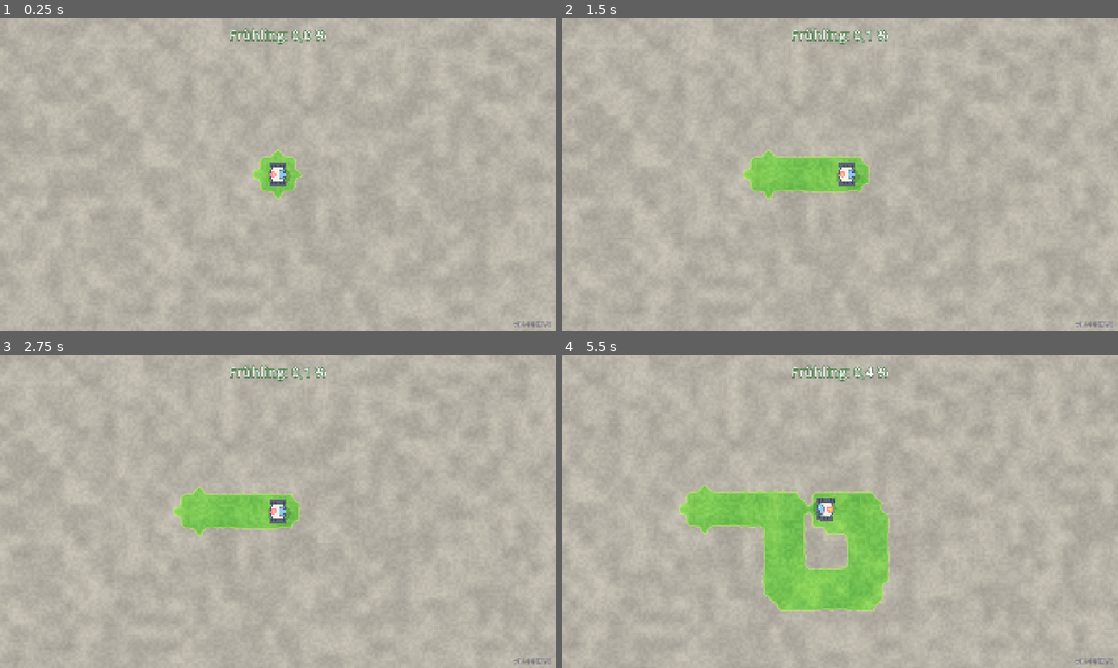
Above: before the commit, frames 1-4 (two rows, left to right).
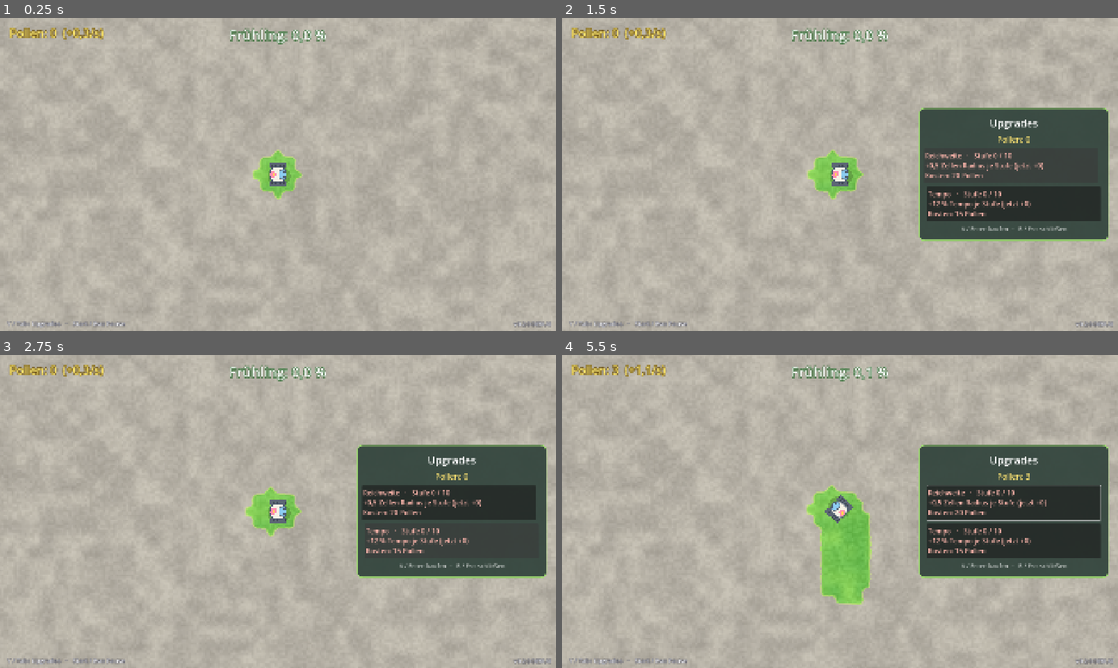
Above: after the commit, the same moments.

Repository: Dean86nz/SpringBot
Game: Godot game, scene res://src/world/main.tscn
The game is run twice, just before and just after one commit, with the same random seed, the same clock (stepped at 60 frames per second) and the same inputs.
Inputs (mouse positions are in pixels of both pictures, inside the frame that each line leads up to):
- Up to frame 1 (0.25 s): no input
- Up to frame 2 (1.5 s): tap Enter (ui_accept) at 0.5, 0.77 s; move the mouse to (962, 158) at 0.52 s; hold D (move_right) 0.53-1.25 s; tap Tab (ui_focus_next, bound only before the commit) at 0.6 s; click (962, 158) at 0.67 s; click (1012, 165) at 1.25 s, where only the run after the commit has a clickable "Reichweite · Stufe 0 / 10 +0,…"
- Up to frame 3 (2.75 s): click (450, 539) at 2 s, where only the run after the commit has a clickable "Tempo · Stufe 0 / 10 +12 % Te…"
- Up to frame 4 (5.5 s): tap Enter (ui_accept) at 2.75, 3.02, 4.52, 5.27 s; move the mouse to (728, 527) at 2.77 s; hold S (move_down) 2.78-3.53 s; tap Tab (ui_focus_next, bound only before the commit) every 0.75 s from 2.85 to 5.1 s; move the mouse to (895, 442) at 3.52 s; hold D (move_right) 3.53-4.28 s; move the mouse to (812, 574) at 4.27 s; hold W (move_up) 4.28-5.03 s; click (812, 574) at 4.42 s; move the mouse to (1006, 558) at 5.02 s; hold A (move_left) from 5.03 s (still down)

The runs differ from the first frame. In frame 1, 0.6% of the frame differs, in the area x 1-95%, y 3-99%; in frame 2, 18%; in frame 3, 18%; in frame 4, 24%, in the area x 0-100%, y 0-100%.

Commit message:
Meilenstein 2: Pollen und erste Upgrades, Version 0.2.0
Grüne Zellen bringen Pollen, Upgrade-Menü (Y/Tab) mit Reichweite und
Tempo bleibt beim Kaufen offen, Pause-Menü (Start/Esc) mit Spiel beenden,
Cheats für Pollen und Freischalten, Tests für die Pollen-Wirtschaft.

Co-Authored-By: Claude Opus 5.5 <noreply@anthropic.com>

Diff:
--- /dev/null
+++ b/data/upgrades.json
@@ -0,0 +1,23 @@
+{
+	"pollen_per_cell_per_sec": 0.01,
+	"upgrades": [
+		{
+			"id": "radius",
+			"name": "Reichweite",
+			"unit": "Zellen Radius",
+			"base_cost": 20,
+			"cost_growth": 1.6,
+			"max_level": 10,
+			"per_level": 0.5
+		},
+		{
+			"id": "speed",
+			"name": "Tempo",
+			"unit": "% Tempo",
+			"base_cost": 15,
+			"cost_growth": 1.5,
+			"max_level": 10,
+			"per_level": 12
+		}
+	]
+}
--- a/project.godot
+++ b/project.godot
@@ -11,7 +11,7 @@
 [application]
 
 config/name="Frühlings-Roboter"
-config/version="0.1.0"
+config/version="0.2.0"
 run/main_scene="res://src/world/main.tscn"
 run/flush_stdout_on_print=true
 config/features=PackedStringArray("4.7", "Mobile")
--- a/src/autoload/game.gd
+++ b/src/autoload/game.gd
@@ -2,6 +2,7 @@
 ## Globaler Einstieg: Input-Map, Balancing-Daten, Vollbild. Erster und einziger Autoload.
 
 const BALANCE_PATH := "res://data/balance.json"
+const UPGRADES_PATH := "res://data/upgrades.json"
 
 var balance: Dictionary = {}
 
--- a/src/autoload/input_setup.gd
+++ b/src/autoload/input_setup.gd
@@ -1,7 +1,7 @@
 class_name InputSetup
 extends RefCounted
 ## Registriert alle Spielaktionen zur Laufzeit in der InputMap (übernommen aus Scrap Empire).
-## Gamepad zuerst: linker Stick fährt. Tastatur: WASD oder Pfeiltasten.
+## Gamepad zuerst: linker Stick fährt, Y öffnet Upgrades, Start pausiert. Tastatur: WASD/Pfeile, Tab, Esc.
 
 const DEADZONE := 0.2
 
@@ -30,6 +30,8 @@
 	"move_right": [_key(KEY_D), _key(KEY_RIGHT), _axis(JOY_AXIS_LEFT_X, 1.0)],
 	"move_up": [_key(KEY_W), _key(KEY_UP), _axis(JOY_AXIS_LEFT_Y, -1.0)],
 	"move_down": [_key(KEY_S), _key(KEY_DOWN), _axis(JOY_AXIS_LEFT_Y, 1.0)],
+	"upgrades": [_btn(JOY_BUTTON_Y), _key(KEY_TAB)],
+	"pause": [_btn(JOY_BUTTON_START), _key(KEY_ESCAPE)],
 	"toggle_fullscreen": [_key(KEY_F11)],
 }
 
@@ -49,6 +51,17 @@
 	_ensure("ui_down", _btn(JOY_BUTTON_DPAD_DOWN))
 	_ensure("ui_left", _btn(JOY_BUTTON_DPAD_LEFT))
 	_ensure("ui_right", _btn(JOY_BUTTON_DPAD_RIGHT))
+	# Tab öffnet/schließt das Upgrade-Menü; Godot würde es sonst als Fokuswechsel schlucken.
+	InputMap.action_erase_event("ui_focus_next", _key_plain(KEY_TAB))
+	InputMap.action_erase_event("ui_focus_prev", _key_plain(KEY_TAB, true))
+
+
+## Taste wie in Godots Standardbelegung (logischer Keycode), damit erase sie wiederfindet.
+static func _key_plain(code: Key, shift: bool = false) -> InputEventKey:
+	var e := InputEventKey.new()
+	e.keycode = code
+	e.shift_pressed = shift
+	return e
 
 
 static func _ensure(action: String, ev: InputEvent) -> void:
--- /dev/null
+++ b/src/sim/economy.gd
@@ -0,0 +1,81 @@
+class_name Economy
+extends RefCounted
+## Pollen und Upgrade-Stufen. Reine Logik: grüne Zellen bringen Pollen pro Sekunde,
+## Upgrades kosten base_cost × cost_growth^Stufe (abgerundet). Daten aus data/upgrades.json.
+
+signal changed
+
+var pollen := 0.0
+var pollen_per_cell := 0.01
+var levels: Dictionary = {}   # id → Stufe
+var defs: Dictionary = {}     # id → Definition
+var order: Array[String] = []
+
+
+func _init(data: Dictionary = {}) -> void:
+	pollen_per_cell = float(data.get("pollen_per_cell_per_sec", 0.01))
+	for d: Dictionary in data.get("upgrades", []):
+		var id := str(d["id"])
+		defs[id] = d
+		order.append(id)
+		levels[id] = 0
+
+
+## Pollen pro Sekunde bei `green_cells` grünen Zellen.
+func rate(green_cells: int) -> float:
+	return green_cells * pollen_per_cell
+
+
+func tick(delta: float, green_cells: int) -> void:
+	pollen += rate(green_cells) * delta
+
+
+func level(id: String) -> int:
+	return int(levels.get(id, 0))
+
+
+func max_level(id: String) -> int:
+	return int(defs[id].get("max_level", 1))
+
+
+func is_maxed(id: String) -> bool:
+	return level(id) >= max_level(id)
+
+
+func cost(id: String) -> int:
+	var d: Dictionary = defs[id]
+	return floori(float(d["base_cost"]) * pow(float(d["cost_growth"]), level(id)))
+
+
+func can_buy(id: String) -> bool:
+	return defs.has(id) and not is_maxed(id) and pollen >= cost(id)
+
+
+## Kauft eine Stufe. true bei Erfolg.
+func buy(id: String) -> bool:
+	if not can_buy(id):
+		return false
+	pollen -= cost(id)
+	levels[id] = level(id) + 1
+	changed.emit()
+	return true
+
+
+## Gesamtbonus eines Upgrades bei Stufe `lvl` (Standard: aktuelle Stufe).
+func bonus(id: String, lvl: int = -1) -> float:
+	if not defs.has(id):
+		return 0.0
+	return float(defs[id].get("per_level", 0.0)) * (level(id) if lvl < 0 else lvl)
+
+
+func max_all() -> void:
+	for id in order:
+		levels[id] = max_level(id)
+	changed.emit()
+
+
+func reset() -> void:
+	pollen = 0.0
+	for id in order:
+		levels[id] = 0
+	changed.emit()
--- a/src/ui/cheat_menu.gd
+++ b/src/ui/cheat_menu.gd
@@ -5,6 +5,8 @@
 ## Öffnen: PC F12, Ally L3 + R3 (beide Sticks drücken) 1 s halten. Schließen: B, Esc oder F12.
 
 signal reset_requested
+signal pollen_requested
+signal unlock_all_requested
 
 const HOLD_SECONDS := 1.0
 
@@ -18,6 +20,7 @@
 	layer = 40
 	process_mode = Node.PROCESS_MODE_ALWAYS
 	visible = false
+	add_to_group(MenuKit.GROUP)
 	var dim := ColorRect.new()
 	dim.color = Color(0.1, 0.12, 0.16, 0.45)
 	dim.set_anchors_preset(Control.PRESET_FULL_RECT)
@@ -37,9 +40,8 @@
 	title.add_theme_font_size_override("font_size", 32)
 	title.horizontal_alignment = HORIZONTAL_ALIGNMENT_CENTER
 	_box.add_child(title)
-	# Pollen und Upgrades gibt es erst ab Meilenstein 2; die Knöpfe stehen schon da.
-	_add("Pollen geben (ab Meilenstein 2)", Callable(), true)
-	_add("Alles freischalten (ab Meilenstein 2)", Callable(), true)
+	_add("+10.000 Pollen", func() -> void: pollen_requested.emit())
+	_add("Alles freischalten (alle Upgrades maximal)", func() -> void: unlock_all_requested.emit())
 	_add("Zeit ×10 an/aus", func() -> void: Engine.time_scale = 1.0 if Engine.time_scale > 1.0 else 10.0)
 	_add("Spielstand zurücksetzen", func() -> void:
 		close()
@@ -91,7 +93,7 @@
 			held = true
 	# Echte Zeit, damit Zeit ×10 das Halten nicht verkürzt
 	_hold = _hold + delta / maxf(Engine.time_scale, 0.001) if held else 0.0
-	if _hold >= HOLD_SECONDS:
+	if _hold >= HOLD_SECONDS and not MenuKit.any_open(get_tree()):
 		_hold = 0.0
 		open()
 
@@ -101,7 +103,7 @@
 			and (event as InputEventKey).keycode == KEY_F12:
 		if visible:
 			close()
-		else:
+		elif not MenuKit.any_open(get_tree()):
 			open()
 		get_viewport().set_input_as_handled()
 	elif visible and event.is_action_pressed("ui_cancel"):
--- /dev/null
+++ b/src/ui/fmt.gd
@@ -0,0 +1,20 @@
+class_name Fmt
+extends RefCounted
+## Zahlen für die Anzeige, deutsch formatiert.
+
+
+## 1234567 → "1.234.567"
+static func int_str(n: int) -> String:
+	var s := str(absi(n))
+	var out := ""
+	while s.length() > 3:
+		out = "." + s.substr(s.length() - 3) + out
+		s = s.substr(0, s.length() - 3)
+	return ("-" if n < 0 else "") + s + out
+
+
+## 2.5 → "2,5"; ganze Zahlen ohne Nachkomma.
+static func num(v: float) -> String:
+	if is_equal_approx(v, roundf(v)):
+		return int_str(roundi(v))
+	return ("%.1f" % v).replace(".", ",")
--- a/src/ui/hud.gd
+++ b/src/ui/hud.gd
@@ -1,8 +1,11 @@
 class_name Hud
 extends CanvasLayer
-## Prozentanzeige der begrünten Fläche (oben Mitte) und Versionsnummer (unten rechts).
+## Prozentanzeige der begrünten Fläche (oben Mitte), Pollen (oben links),
+## Tastenhinweis (unten links) und Versionsnummer (unten rechts).
 
 var _percent := Label.new()
+var _pollen := Label.new()
+var _hint := Label.new()
 var _version := Label.new()
 
 
@@ -17,6 +20,22 @@
 	_percent.add_theme_color_override("font_outline_color", Color(0.25, 0.45, 0.25))
 	_percent.add_theme_constant_override("outline_size", 12)
 	add_child(_percent)
+	_pollen.position = Vector2(32, 24)
+	_pollen.add_theme_font_size_override("font_size", 40)
+	_pollen.add_theme_color_override("font_color", Color(1.0, 0.92, 0.45))
+	_pollen.add_theme_color_override("font_outline_color", Color(0.45, 0.35, 0.10))
+	_pollen.add_theme_constant_override("outline_size", 12)
+	add_child(_pollen)
+	_hint.set_anchors_and_offsets_preset(Control.PRESET_BOTTOM_LEFT)
+	_hint.grow_vertical = Control.GROW_DIRECTION_BEGIN
+	_hint.offset_left = 24
+	_hint.offset_bottom = -10
+	_hint.text = "Y / Tab: Upgrades   ·   Start / Esc: Pause"
+	_hint.add_theme_font_size_override("font_size", 22)
+	_hint.add_theme_color_override("font_color", Color(1, 1, 1, 0.9))
+	_hint.add_theme_color_override("font_outline_color", Color(0.3, 0.3, 0.35))
+	_hint.add_theme_constant_override("outline_size", 6)
+	add_child(_hint)
 	_version.set_anchors_and_offsets_preset(Control.PRESET_BOTTOM_RIGHT)
 	_version.grow_horizontal = Control.GROW_DIRECTION_BEGIN
 	_version.grow_vertical = Control.GROW_DIRECTION_BEGIN
@@ -34,6 +53,10 @@
 	_percent.text = "Frühling: %s %%" % format_percent(fraction)
 
 
+func set_pollen(amount: float, per_sec: float) -> void:
+	_pollen.text = "Pollen: %s  (+%s/s)" % [Fmt.int_str(floori(amount)), Fmt.num(snappedf(per_sec, 0.1))]
+
+
 ## 0,1234 → "12,3" (deutsches Komma). Unter 100 % nie auf 100 aufrunden.
 static func format_percent(fraction: float) -> String:
 	var tenths := floori(clampf(fraction, 0.0, 1.0) * 1000.0)
--- /dev/null
+++ b/src/ui/menu_kit.gd
@@ -0,0 +1,58 @@
+class_name MenuKit
+extends RefCounted
+## Gemeinsame Bausteine für alle Menüs: Panel mit Rand, große Knöpfe, Menü-Gruppe.
+## Jedes Menü ist in der Gruppe "menu"; any_open() sagt, ob gerade eines sichtbar ist.
+
+const GROUP := "menu"
+
+
+static func any_open(tree: SceneTree) -> bool:
+	for n in tree.get_nodes_in_group(GROUP):
+		if (n as CanvasLayer).visible:
+			return true
+	return false
+
+
+## Panel mit Innenabstand; gibt die VBox zurück, in die der Inhalt kommt.
+static func panel(parent: Control, margin: int = 24) -> VBoxContainer:
+	var p := PanelContainer.new()
+	var style := StyleBoxFlat.new()
+	style.bg_color = Color(0.20, 0.27, 0.24, 0.94)
+	style.set_corner_radius_all(18)
+	style.set_border_width_all(4)
+	style.border_color = Color(0.62, 0.84, 0.45)
+	p.add_theme_stylebox_override("panel", style)
+	parent.add_child(p)
+	var m := MarginContainer.new()
+	for side in ["left", "right", "top", "bottom"]:
+		m.add_theme_constant_override("margin_" + side, margin)
+	p.add_child(m)
+	var box := VBoxContainer.new()
+	box.add_theme_constant_override("separation", 12)
+	m.add_child(box)
+	return box
+
+
+static func title(box: VBoxContainer, text: String) -> Label:
+	var l := Label.new()
+	l.text = text
+	l.add_theme_font_size_override("font_size", 36)
+	l.horizontal_alignment = HORIZONTAL_ALIGNMENT_CENTER
+	box.add_child(l)
+	return l
+
+
+static func button(box: VBoxContainer, text: String, width: float = 560, height: float = 64) -> Button:
+	var b := Button.new()
+	b.text = text
+	b.custom_minimum_size = Vector2(width, height)
+	b.add_theme_font_size_override("font_size", 26)
+	box.add_child(b)
+	return b
+
+
+static func focus_first(box: Node) -> void:
+	for c in box.get_children():
+		if c is Button and not (c as Button).disabled:
+			(c as Button).grab_focus()
+			return
--- /dev/null
+++ b/src/ui/pause_menu.gd
@@ -0,0 +1,35 @@
+class_name PauseMenu
+extends CanvasLayer
+## Pause-Menü: Weiterspielen oder Spiel beenden. Öffnen/Schließen steuert main.gd
+## (Start / Esc). Pausiert das Spiel, solange es offen ist.
+
+var _box: VBoxContainer
+
+
+func _ready() -> void:
+	layer = 30
+	process_mode = Node.PROCESS_MODE_ALWAYS
+	visible = false
+	add_to_group(MenuKit.GROUP)
+	var dim := ColorRect.new()
+	dim.color = Color(0.1, 0.12, 0.16, 0.35)
+	dim.set_anchors_preset(Control.PRESET_FULL_RECT)
+	add_child(dim)
+	var center := CenterContainer.new()
+	center.set_anchors_preset(Control.PRESET_FULL_RECT)
+	add_child(center)
+	_box = MenuKit.panel(center, 32)
+	MenuKit.title(_box, "Pause")
+	MenuKit.button(_box, "Weiterspielen").pressed.connect(close)
+	MenuKit.button(_box, "Spiel beenden").pressed.connect(func() -> void: get_tree().quit())
+
+
+func open() -> void:
+	visible = true
+	get_tree().paused = true
+	MenuKit.focus_first(_box)
+
+
+func close() -> void:
+	visible = false
+	get_tree().paused = false
--- /dev/null
+++ b/src/ui/upgrade_menu.gd
@@ -0,0 +1,102 @@
+class_name UpgradeMenu
+extends CanvasLayer
+## Upgrade-Menü rechts am Rand. A kauft eine Stufe, das Menü bleibt offen und der Fokus
+## bleibt auf dem Knopf, damit man mehrmals hintereinander kaufen kann.
+## Das Spiel läuft weiter (Pollen fließen), nur der Roboter steht. Öffnen/Schließen: main.gd.
+
+const COLOR_OK := Color(1, 1, 1)
+const COLOR_POOR := Color(1.0, 0.72, 0.68)
+const COLOR_MAX := Color(0.75, 0.95, 0.65)
+
+var _eco: Economy
+var _box: VBoxContainer
+var _pollen := Label.new()
+var _buttons: Dictionary = {}   # id → Button
+
+
+func setup(eco: Economy) -> void:
+	_eco = eco
+	layer = 20
+	visible = false
+	add_to_group(MenuKit.GROUP)
+	var anchor := MarginContainer.new()
+	anchor.set_anchors_and_offsets_preset(Control.PRESET_RIGHT_WIDE)
+	anchor.grow_horizontal = Control.GROW_DIRECTION_BEGIN
+	anchor.add_theme_constant_override("margin_right", 32)
+	anchor.add_theme_constant_override("margin_top", 120)
+	anchor.add_theme_constant_override("margin_bottom", 120)
+	add_child(anchor)
+	var holder := VBoxContainer.new()
+	holder.alignment = BoxContainer.ALIGNMENT_CENTER
+	anchor.add_child(holder)
+	_box = MenuKit.panel(holder)
+	MenuKit.title(_box, "Upgrades")
+	_pollen.add_theme_font_size_override("font_size", 28)
+	_pollen.horizontal_alignment = HORIZONTAL_ALIGNMENT_CENTER
+	_pollen.add_theme_color_override("font_color", Color(1.0, 0.90, 0.45))
+	_box.add_child(_pollen)
+	for id in eco.order:
+		var b := MenuKit.button(_box, "", 600, 120)
+		b.alignment = HORIZONTAL_ALIGNMENT_LEFT
+		b.add_theme_font_size_override("font_size", 24)
+		b.pressed.connect(_buy.bind(id))
+		_buttons[id] = b
+	var hint := Label.new()
+	hint.text = "A / Enter: kaufen   ·   B / Esc: schließen"
+	hint.add_theme_font_size_override("font_size", 20)
+	hint.modulate = Color(1, 1, 1, 0.7)
+	hint.horizontal_alignment = HORIZONTAL_ALIGNMENT_CENTER
+	_box.add_child(hint)
+
+
+func open() -> void:
+	visible = true
+	refresh()
+	(_buttons[_eco.order[0]] as Button).grab_focus()
+
+
+func close() -> void:
+	visible = false
+
+
+func _process(_delta: float) -> void:
+	if visible:
+		refresh()
+
+
+func refresh() -> void:
+	_pollen.text = "Pollen: %s" % Fmt.int_str(floori(_eco.pollen))
+	for id: String in _buttons:
+		var b: Button = _buttons[id]
+		var d: Dictionary = _eco.defs[id]
+		var lvl := _eco.level(id)
+		var line1 := "%s   ·   Stufe %d / %d" % [d["name"], lvl, _eco.max_level(id)]
+		var line2 := "+%s %s je Stufe (jetzt +%s)" % [Fmt.num(float(d["per_level"])), d["unit"], Fmt.num(_eco.bonus(id))]
+		var line3: String
+		var col := COLOR_OK
+		if _eco.is_maxed(id):
+			line3 = "Maximal"
+			col = COLOR_MAX
+		else:
+			line3 = "Kosten: %s Pollen" % Fmt.int_str(_eco.cost(id))
+			if not _eco.can_buy(id):
+				col = COLOR_POOR
+		b.text = "%s\n%s\n%s" % [line1, line2, line3]
+		for key in ["font_color", "font_focus_color", "font_hover_color", "font_pressed_color"]:
+			b.add_theme_color_override(key, col)
+
+
+func _buy(id: String) -> void:
+	var b: Button = _buttons[id]
+	var ok := _eco.buy(id)
+	refresh()
+	# Kurzes Feedback: grünes Aufleuchten beim Kauf, rotes Wackeln, wenn es nicht reicht
+	var t := create_tween()
+	if ok:
+		b.modulate = Color(0.7, 1.4, 0.7)
+		t.tween_property(b, "modulate", Color.WHITE, 0.25)
+	else:
+		var x := b.position.x
+		t.tween_property(b, "position:x", x + 10, 0.04)
+		t.tween_property(b, "position:x", x - 10, 0.06)
+		t.tween_property(b, "position:x", x, 0.04)
--- a/src/world/main.gd
+++ b/src/world/main.gd
@@ -1,30 +1,41 @@
 extends Node2D
-## Hauptszene: Raster, Boden, Roboter, Kamera, HUD und (nur Debug) Cheat-Menü.
-## Jedes Bild begrünt der Roboter die Zellen in seinem Radius.
+## Hauptszene: Raster, Boden, Roboter, Kamera, HUD, Menüs und (nur Debug) Cheat-Menü.
+## Jedes Bild begrünt der Roboter die Zellen in seinem Radius; grüne Zellen bringen Pollen.
+## Läuft auch während der Pause (Menü-Eingaben), Roboter und Boden pausieren.
 
 var grid: GroundGrid
+var eco: Economy
 var cell_px := 24.0
-var green_radius := 3.0
+var _base_radius := 3.0
+var _base_speed := 380.0
+var _green_radius := 3.0
 var _start_px := Vector2.ZERO
 var _ground := GroundView.new()
 var _robot := Robot.new()
 var _camera := Camera2D.new()
 var _hud := Hud.new()
+var _upgrades := UpgradeMenu.new()
+var _pause := PauseMenu.new()
 
 
 func _ready() -> void:
+	process_mode = Node.PROCESS_MODE_ALWAYS
 	var w := int(Game.num("map/width_cells", 320))
 	var h := int(Game.num("map/height_cells", 240))
 	cell_px = Game.num("map/cell_px", 24)
-	green_radius = Game.num("robot/green_radius_cells", 3.0)
+	_base_radius = Game.num("robot/green_radius_cells", 3.0)
+	_base_speed = Game.num("robot/speed_px", 380.0)
 	grid = GroundGrid.new(w, h)
+	eco = Economy.new(Game.load_json(Game.UPGRADES_PATH))
+	eco.changed.connect(_apply_upgrades)
 	var size_px := Vector2(w, h) * cell_px
 	var start: Variant = Game.dig(Game.balance, "robot/start_cell")
 	_start_px = (Vector2(start[0], start[1]) + Vector2(0.5, 0.5)) * cell_px if start is Array else size_px * 0.5
 
+	_ground.process_mode = Node.PROCESS_MODE_PAUSABLE
 	_ground.bind(grid, cell_px)
 	add_child(_ground)
-	_robot.speed_px = Game.num("robot/speed_px", 380.0)
+	_robot.process_mode = Node.PROCESS_MODE_PAUSABLE
 	_robot.accel = Game.num("robot/accel", 10.0)
 	_robot.bounds = Rect2(Vector2.ZERO, size_px).grow(-cell_px * 0.5)
 	_robot.position = _start_px
@@ -37,28 +48,65 @@
 	_camera.limit_right = int(size_px.x + cell_px * 4)
 	_camera.limit_bottom = int(size_px.y + cell_px * 4)
 	_robot.add_child(_camera)
-	_camera.ignore_rotation = true
 	add_child(_hud)
+	_upgrades.setup(eco)
+	add_child(_upgrades)
+	add_child(_pause)
 	if OS.is_debug_build():
 		var cheats := CheatMenu.new()
 		cheats.name = "CheatMenu"
 		cheats.reset_requested.connect(reset_game)
+		cheats.pollen_requested.connect(func() -> void: eco.pollen += 10000.0)
+		cheats.unlock_all_requested.connect(eco.max_all)
 		add_child(cheats)
+	_apply_upgrades()
 	_paint()
 
 
-func _process(_delta: float) -> void:
+func _process(delta: float) -> void:
+	if get_tree().paused:
+		return
 	_paint()
+	eco.tick(delta, grid.green_count)
+	_hud.set_pollen(eco.pollen, eco.rate(grid.green_count))
 
 
 func _paint() -> void:
-	grid.paint_circle(_robot.position / cell_px, green_radius)
+	grid.paint_circle(_robot.position / cell_px, _green_radius)
 	_hud.set_coverage(grid.coverage())
+
+
+func _apply_upgrades() -> void:
+	_green_radius = _base_radius + eco.bonus("radius")
+	_robot.speed_px = _base_speed * (1.0 + eco.bonus("speed") / 100.0)
+
+
+## Menüs öffnen und schließen. Das Cheat-Menü verwaltet sich selbst.
+func _unhandled_input(event: InputEvent) -> void:
+	if _upgrades.visible:
+		if event.is_action_pressed("upgrades") or event.is_action_pressed("ui_cancel") or event.is_action_pressed("pause"):
+			_upgrades.close()
+			_robot.input_enabled = true
+			get_viewport().set_input_as_handled()
+	elif _pause.visible:
+		if event.is_action_pressed("pause") or event.is_action_pressed("ui_cancel"):
+			_pause.close()
+			get_viewport().set_input_as_handled()
+	elif MenuKit.any_open(get_tree()):
+		return
+	elif event.is_action_pressed("upgrades"):
+		_robot.input_enabled = false
+		_upgrades.open()
+		get_viewport().set_input_as_handled()
+	elif event.is_action_pressed("pause"):
+		_pause.open()
+		get_viewport().set_input_as_handled()
 
 
 func reset_game() -> void:
 	Engine.time_scale = 1.0
 	grid.clear()
+	eco.reset()
 	_robot.position = _start_px
 	_robot.velocity = Vector2.ZERO
 	_camera.reset_smoothing()
--- a/src/world/robot.gd
+++ b/src/world/robot.gd
@@ -7,6 +7,8 @@
 var accel := 10.0
 var bounds := Rect2()
 var velocity := Vector2.ZERO
+## Aus, solange ein Menü offen ist, in dem der Stick navigiert.
+var input_enabled := true
 var _wobble := 0.0
 var _body_box := StyleBoxFlat.new()
 var _head_box := StyleBoxFlat.new()
@@ -24,7 +26,7 @@
 
 
 func _process(delta: float) -> void:
-	var input := Input.get_vector("move_left", "move_right", "move_up", "move_down")
+	var input := Input.get_vector("move_left", "move_right", "move_up", "move_down") if input_enabled else Vector2.ZERO
 	var target := input * speed_px
 	velocity = velocity.lerp(target, clampf(accel * delta, 0.0, 1.0))
 	if velocity.length() < 2.0 and input == Vector2.ZERO:
--- a/tests/screenshot.gd
+++ b/tests/screenshot.gd
@@ -3,7 +3,7 @@
 ## Nicht headless (Fenster öffnet kurz).
 ##   Godot_v4.7.2-stable_win64_console.exe --path . -s tests/screenshot.gd -- <ausgabe.png> [frames] [plan]
 ##   plan: "aktion:von:bis" getrennt durch Komma, z. B. "move_right:2:60,move_down:40:120" ("-" = nichts)
-##   CHEATS=1 öffnet bei Bild 5 das Cheat-Menü.
+##   CHEATS=1 öffnet bei Bild 5 das Cheat-Menü, POLLEN=n gibt bei Bild 5 Pollen.
 ## Gibt am Ende die FPS aus (NOVSYNC=1 misst ungedrosselt).
 
 var _frames := 0
@@ -31,9 +31,11 @@
 	_frames += 1
 	for s in _plan:
 		if _frames == s["from"]:
-			Input.action_press(s["action"])
+			_send(s["action"], true)
 		elif _frames == s["to"]:
-			Input.action_release(s["action"])
+			_send(s["action"], false)
+	if _frames == 5 and OS.get_environment("POLLEN") != "":
+		current_scene.eco.pollen += float(OS.get_environment("POLLEN"))
 	if _frames == 5 and OS.get_environment("CHEATS") == "1":
 		current_scene.get_node("CheatMenu").open()
 	if _frames == _target:
@@ -42,3 +44,12 @@
 		print("screenshot %s -> %d, FPS %d" % [_out, err, Engine.get_frames_per_second()])
 		quit(0)
 	return false
+
+
+## Echtes InputEventAction, damit auch _unhandled_input (Menüs) reagiert.
+func _send(action: String, pressed: bool) -> void:
+	var ev := InputEventAction.new()
+	ev.action = action
+	ev.pressed = pressed
+	ev.strength = 1.0 if pressed else 0.0
+	Input.parse_input_event(ev)
--- /dev/null
+++ b/tests/test_economy.gd
@@ -0,0 +1,45 @@
+extends TestCase
+## Kernlogik der Pollen-Wirtschaft: Ertrag, Kosten, Kaufen, Maximum.
+
+const DATA := {
+	"pollen_per_cell_per_sec": 0.5,
+	"upgrades": [{"id": "radius", "base_cost": 10, "cost_growth": 2.0, "max_level": 2, "per_level": 0.5}],
+}
+
+
+func test_tick_adds_pollen_per_green_cell() -> void:
+	var e := Economy.new(DATA)
+	e.tick(2.0, 10)
+	assert_eq(e.pollen, 10.0, "10 Zellen × 0,5/s × 2 s")
+
+
+func test_buy_costs_grow_and_stop_at_max() -> void:
+	var e := Economy.new(DATA)
+	assert_eq(e.cost("radius"), 10)
+	assert_false(e.buy("radius"), "zu wenig Pollen")
+	e.pollen = 35.0
+	assert_true(e.buy("radius"))
+	assert_eq(e.pollen, 25.0)
+	assert_eq(e.cost("radius"), 20, "Kosten verdoppeln sich")
+	assert_true(e.buy("radius"))
+	assert_true(e.is_maxed("radius"))
+	assert_false(e.buy("radius"), "über das Maximum hinaus nicht")
+	assert_eq(e.pollen, 5.0)
+	assert_eq(e.bonus("radius"), 1.0)
+
+
+func test_reset_and_max_all() -> void:
+	var e := Economy.new(DATA)
+	e.max_all()
+	assert_eq(e.level("radius"), 2)
+	e.pollen = 99.0
+	e.reset()
+	assert_eq(e.level("radius"), 0)
+	assert_eq(e.pollen, 0.0)
+
+
+func test_number_format() -> void:
+	assert_eq(Fmt.int_str(1234567), "1.234.567")
+	assert_eq(Fmt.int_str(999), "999")
+	assert_eq(Fmt.num(2.5), "2,5")
+	assert_eq(Fmt.num(3.0), "3")
Not shown, added: src/sim/economy.gd.uid
Not shown, added: src/ui/fmt.gd.uid
Not shown, added: src/ui/menu_kit.gd.uid
Not shown, added: src/ui/pause_menu.gd.uid
Not shown, added: src/ui/upgrade_menu.gd.uid
Not shown, added: tests/test_economy.gd.uid
Not shown, changed: CHANGELOG.md
Not shown, changed: TESTLISTE.md
